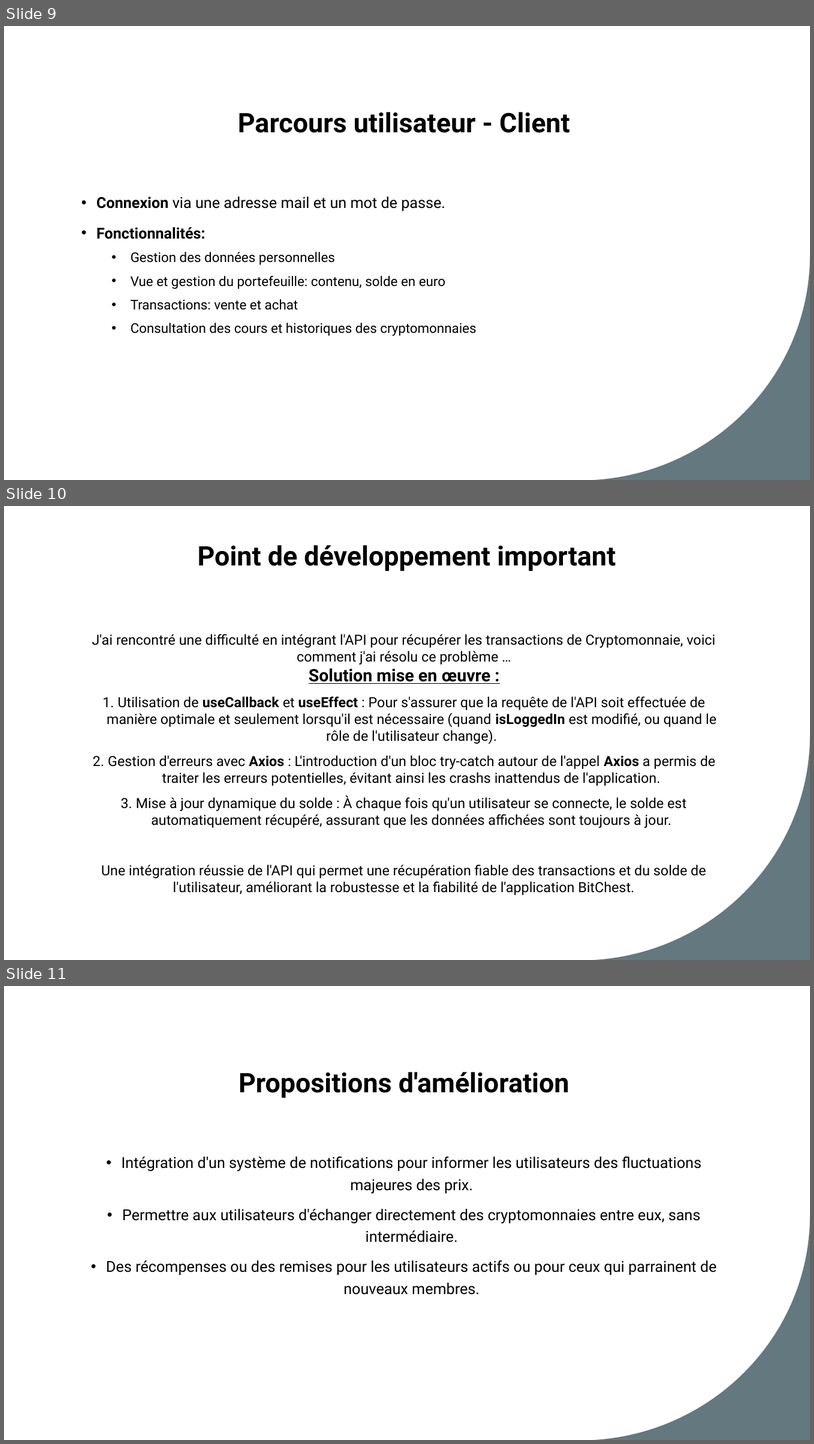
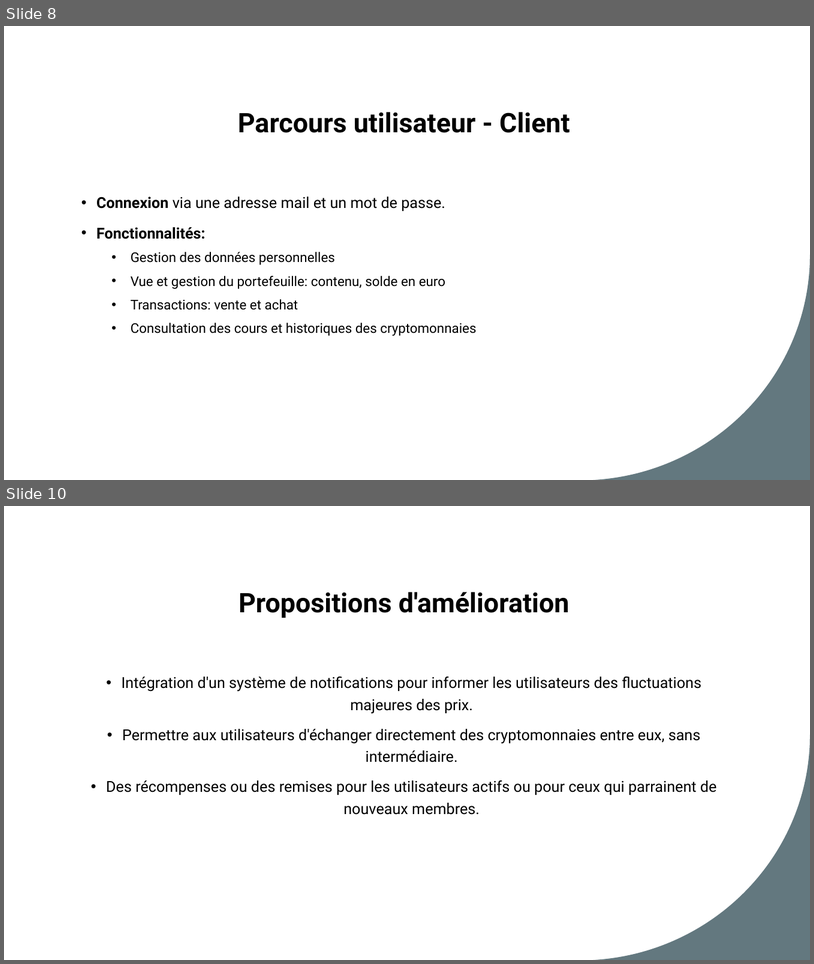
Before and after one commit to FlorentGATTI/projet-finale_bitchest, a slide deck: Bitchest_slides.pptx. Shown one above the other, each under a label of ours: slides 9, 10 and 11 before the commit, slides 8 and 10 after it; the slides between them are not shown. The pictures are 814x1444 and 814x964 pixels, drawn with LibreOffice and Linux fonts; fonts in the diff are those of the drawing. Boxes give left, top, right and bottom in pixels: in the first picture for what was removed or moved away, otherwise in the second. Text is boxed around its words. In the diff, an @@ line names an element or a change of style, - is before the commit and + after.

```diff
--- a/Bitchest_slides.pptx
+++ b/Bitchest_slides.pptx
@@ slide 10 removed at box(4, 506, 810, 960), background #FFFFFF; not listed: 1 template element that a slide beside it also shows @@
@@ title removed at box(198, 545, 616, 571) @@
-Point de développement important
@@ text removed at box(92, 634, 717, 895) @@
-J'ai rencontré une difficulté en intégrant l'API pour récupérer les transactions de Cryptomonnaie, voici comment j'ai résolu ce problème …
-Solution mise en œuvre :
-1. Utilisation de useCallback et useEffect : Pour s'assurer que la requête de l'API soit effectuée de manière optimale et seulement lorsqu'il est nécessaire (quand isLoggedIn est modifié, ou quand le rôle de l'utilisateur change).
-2. Gestion d'erreurs avec Axios : L'introduction d'un bloc try-catch autour de l'appel Axios a permis de traiter les erreurs potentielles, évitant ainsi les crashs inattendus de l'application.
-3. Mise à jour dynamique du solde : À chaque fois qu'un utilisateur se connecte, le solde est automatiquement récupéré, assurant que les données affichées sont toujours à jour.
-Une intégration réussie de l'API qui permet une récupération fiable des transactions et du solde de l'utilisateur, améliorant la robustesse et la fiabilité de l'application BitChest.
@@ what was slide 9 is now slide 8 @@
@@ what was slide 11 is now slide 10 @@
```
Also in this commit, not shown: 3 slides changed, 1 slide added, 1 other slide removed, 1 other file.
